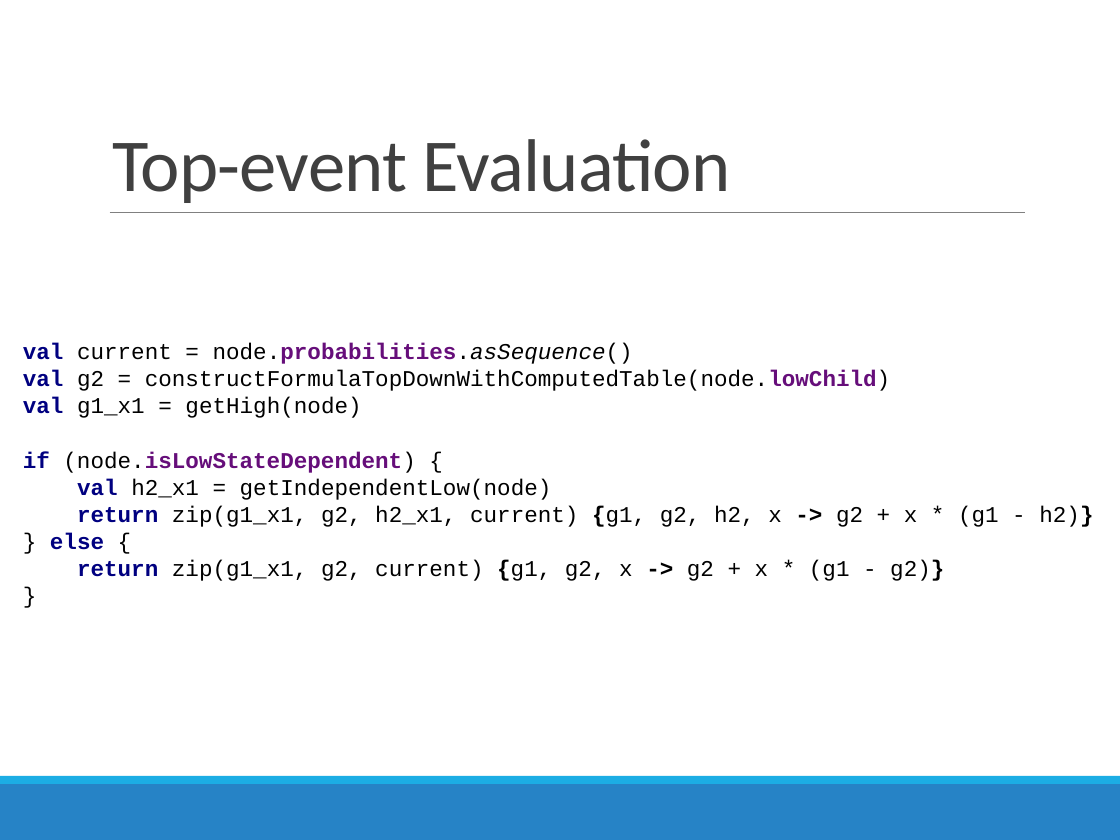
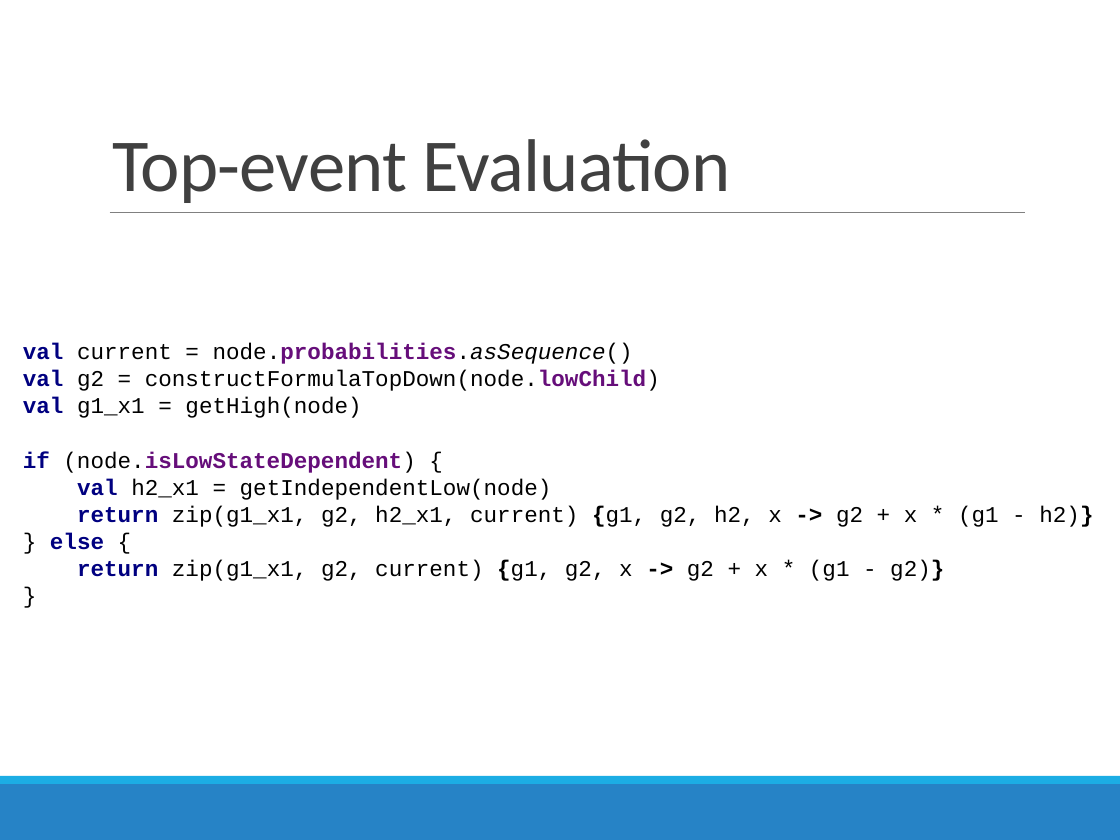
Before and after one commit to AndreMann90/fart_fssd, a slide deck: slide 7 of doc/Programmier-Projekt-Praesi.pptx. Drawn at 1120x840 pixels with LibreOffice and Linux fonts; fonts in the diff are those of the drawing. Boxes give left, top, right and bottom in pixels: in the first picture for what was removed or moved away, otherwise in the second. Text is boxed around its words. In the diff, an @@ line names an element or a change of style, - is before the commit and + after.

```diff
--- a/doc/Programmier-Projekt-Praesi.pptx
+++ b/doc/Programmier-Projekt-Praesi.pptx
@@ text at (x1=23, y1=343, x2=1093, y2=581): text changed @@
-val current = node.probabilities.asSequence()
-val g2 = constructFormulaTopDownWithComputedTable(node.lowChild)
-val g1_x1 = getHigh(node)
-if (node.isLowStateDependent) {
-val h2_x1 = getIndependentLow(node)
-return zip(g1_x1, g2, h2_x1, current) {g1, g2, h2, x -> g2 + x * (g1 - h2)}
-} else {
-return zip(g1_x1, g2, current) {g1, g2, x -> g2 + x * (g1 - g2)}
-}
+val current = node.probabilities.asSequence()
+val g2 = constructFormulaTopDown(node.lowChild)
+val g1_x1 = getHigh(node)
+if (node.isLowStateDependent) {
+val h2_x1 = getIndependentLow(node)
+return zip(g1_x1, g2, h2_x1, current) {g1, g2, h2, x -> g2 + x * (g1 - h2)}
+} else {
+return zip(g1_x1, g2, current) {g1, g2, x -> g2 + x * (g1 - g2)}
+}
```
Also in this commit, not shown: 3 other slides changed, 1 other file.
